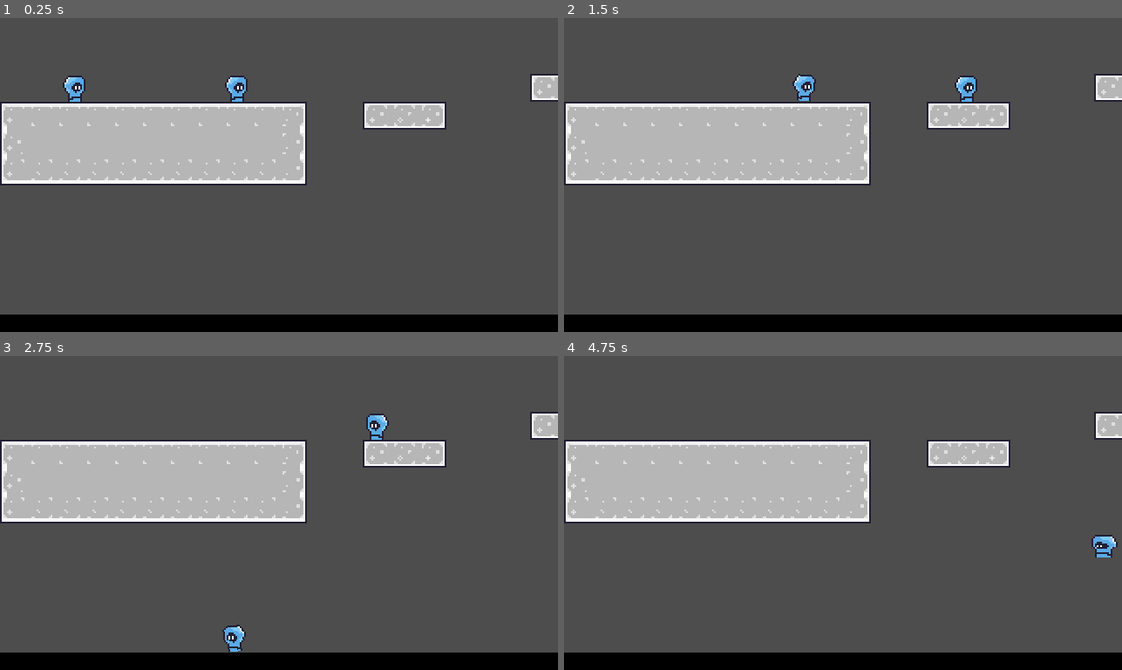
Above: before the commit, frames 1-4 (two rows, left to right).
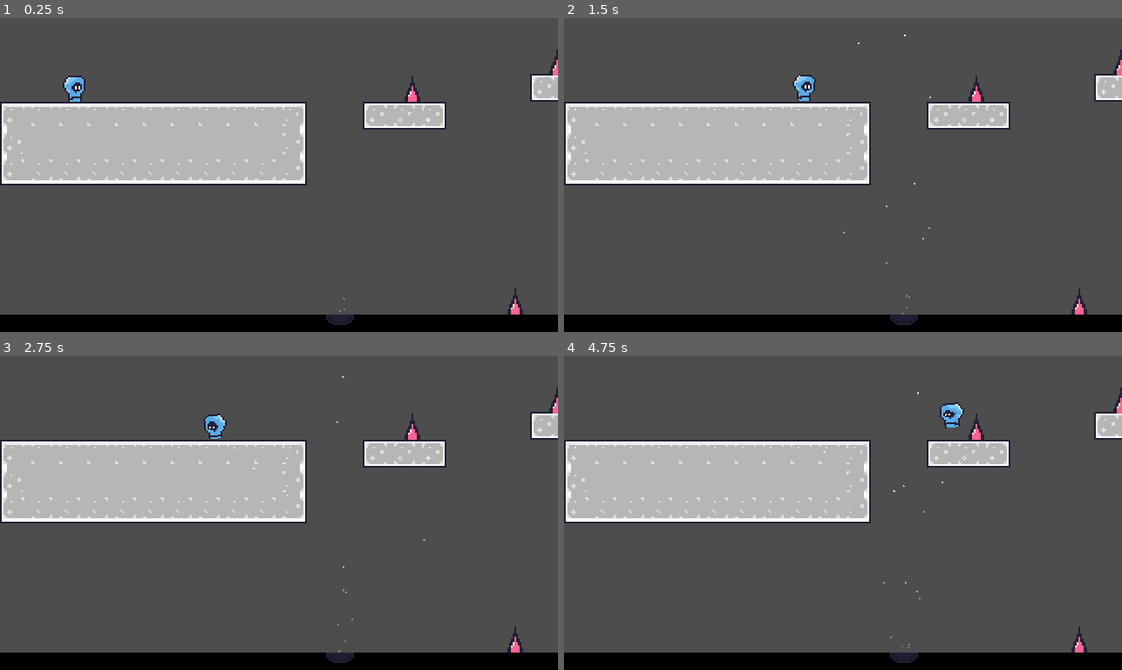
Above: after the commit, the same moments.

Repository: Alexoga9/Lame_Jam
Game: Godot game, scene res://Jugador/mundo_prueba.tscn
Two runs of this game, one before a commit and one after it. Both use one fixed random seed, a clock stepped at 60 frames per second and the inputs below. This scene is started directly instead of the project's main scene.
Inputs:
- Up to frame 1 (0.25 s): no input
- Up to frame 2 (1.5 s): hold D (mover_derecha) from 0.53 s (still down); tap Space (saltar) at 0.6, 0.77, 1.07, 1.35 s
- Up to frame 3 (2.75 s): tap Space (saltar) at 1.52, 1.82, 2.1 s; release D (mover_derecha) at 2.03 s; hold A (mover_izquierda) from 2.03 s (still down)
- Up to frame 4 (4.75 s): release A (mover_izquierda) at 2.78 s; hold D (mover_derecha) 2.78-4.28 s; tap Space (saltar) at 2.85, 3.02, 3.32, 3.6, 3.77, 4.07, 4.35, 4.52 s; hold A (mover_izquierda) from 4.28 s (still down)

The runs differ from the first frame. In frame 1, 0.7% of the frame differs, in the area x 40-100%, y 10-98%; in frame 2, 0.7%; in frame 3, 1.3%, in the area x 36-100%, y 6-98%; in frame 4, 1.0%.

Commit message:
Muchas cosas
Sistema de vida, pinchos, múltiples ediciones y agregados

Diff:
--- /dev/null
+++ b/Jugador/Vida.gd
@@ -0,0 +1,35 @@
+extends Node2D
+
+
+@export var vida_maxima: int = 10
+var vida_actual: int = vida_maxima
+
+
+# Función para establecer la vida máxima
+func establecer_vida_maxima(nueva_vida_maxima: int):
+	vida_maxima = max(nueva_vida_maxima, 1)  # La vida máxima debe ser al menos 1
+	vida_actual = min(vida_actual, vida_maxima)  # Asegúrate de que la vida actual no supere la nueva vida máxima
+
+# Función para recibir daño
+func recibir_daño(cantidad: int):
+	if not esta_vivo():
+		return
+	vida_actual -= max(cantidad, 0)  # Reduce la vida, pero evita valores negativos
+	vida_actual = max(vida_actual, 0)  # Asegúrate de que no sea menor a 0
+	print("Vida actual:", vida_actual)
+
+# Función para recuperar vida
+func recuperar_vida(cantidad: int):
+	vida_actual += max(cantidad, 0)  # Incrementa la vida, pero evita valores negativos
+	vida_actual = min(vida_actual, vida_maxima)  # Asegúrate de que no exceda la vida máxima
+	print("Vida actual:", vida_actual)
+
+# Función para verificar si el personaje está vivo
+func esta_vivo() -> bool:
+	return vida_actual > 0
+
+# Función para verificar la vida y eliminar al personaje si está muerto
+func verificar_y_eliminar():
+	if not esta_vivo() and not null:
+		print("El personaje ha muerto...")
+		queue_free()
--- a/Jugador/bubblemancerG2.gd
+++ b/Jugador/bubblemancerG2.gd
@@ -2,6 +2,9 @@
 
 @onready var animacion = %Animacion
 @onready var Anim = $Animacion/AnimationPlayer
+
+@export var vida_maxima: int = 10
+var vida_actual: int = vida_maxima
 
 @export var velocidad: float
 @export var salto: float
@@ -37,10 +40,12 @@
 	if Input.is_action_just_pressed("saltar") and is_on_floor() and not modo_burbuja:
 		velocity.y = salto
 	elif Input.is_action_just_pressed("saltar") and is_on_floor() and modo_burbuja:
-		velocity.y = salto
+		velocity.y = salto_burbijoide
 
 	if not is_on_floor() and modo_burbuja== true:
 		velocity.y += flotabilidad * delta
+		velocity.y += (gravedad * delta)/30
+
 	else:
 		velocity.y += gravedad * delta
 
@@ -67,3 +72,34 @@
 		Anim.play("Float")
 	else:
 		modo_burbuja = false
+
+#Funciones sitema de vida
+
+# Función para establecer la vida máxima
+func establecer_vida_maxima(nueva_vida_maxima: int):
+	vida_maxima = max(nueva_vida_maxima, 1)  # La vida máxima debe ser al menos 1
+	vida_actual = min(vida_actual, vida_maxima)  # Asegúrate de que la vida actual no supere la nueva vida máxima
+
+# Función para recibir daño
+func recibir_daño(cantidad: int):
+	if not esta_vivo():
+		return
+	vida_actual -= max(cantidad, 0)  # Reduce la vida, pero evita valores negativos
+	vida_actual = max(vida_actual, 0)  # Asegúrate de que no sea menor a 0
+	print("Vida actual:", vida_actual)
+
+# Función para recuperar vida
+func recuperar_vida(cantidad: int):
+	vida_actual += max(cantidad, 0)  # Incrementa la vida, pero evita valores negativos
+	vida_actual = min(vida_actual, vida_maxima)  # Asegúrate de que no exceda la vida máxima
+	print("Vida actual:", vida_actual)
+
+# Función para verificar si el personaje está vivo
+func esta_vivo() -> bool:
+	return vida_actual > 0
+
+# Función para verificar la vida y eliminar al personaje si está muerto
+func verificar_y_eliminar():
+	if not esta_vivo() and not null:
+		print("El personaje ha muerto...")
+		queue_free()
--- a/Jugador/bubblemancerG2.tscn
+++ b/Jugador/bubblemancerG2.tscn
@@ -28,7 +28,7 @@
 tracks/0/type = "value"
 tracks/0/imported = false
 tracks/0/enabled = true
-tracks/0/path = NodePath("%Animacion/..:rotation")
+tracks/0/path = NodePath("..:rotation")
 tracks/0/interp = 1
 tracks/0/loop_wrap = true
 tracks/0/keys = {
@@ -56,7 +56,7 @@
 tracks/0/type = "value"
 tracks/0/imported = false
 tracks/0/enabled = true
-tracks/0/path = NodePath("%Animacion/..:rotation")
+tracks/0/path = NodePath("..:rotation")
 tracks/0/interp = 1
 tracks/0/loop_wrap = true
 tracks/0/keys = {
@@ -73,13 +73,14 @@
 "Walk": SubResource("Animation_s3x8e")
 }
 
-[node name="Bubblemancer" type="CharacterBody2D"]
+[node name="Bubblemancer" type="CharacterBody2D" groups=["Jugador"]]
 collision_layer = 2
 script = ExtResource("1_c5jt8")
+vida_maxima = 15
 velocidad = 100.0
-salto = -200.0
-flotabilidad = 25.0
-salto_burbijoide = -70.0
+salto = -400.0
+flotabilidad = -100.0
+salto_burbijoide = -400.0
 
 [node name="CollisionShape2D" type="CollisionShape2D" parent="."]
 position = Vector2(-0.5, 1)
--- a/Jugador/mundo_prueba.tscn
+++ b/Jugador/mundo_prueba.tscn
@@ -1,10 +1,10 @@
 [gd_scene load_steps=10 format=4 uid="uid://btiycbts4icfn"]
 
-[ext_resource type="PackedScene" uid="uid://7slf76pp6ve8" path="res://Jugador/bubblemancer.tscn" id="1_e26fo"]
 [ext_resource type="PackedScene" uid="uid://drieqv0q3qej6" path="res://Menu UI/Pausa/pausa.tscn" id="2_pdgpf"]
 [ext_resource type="PackedScene" uid="uid://54f82birtyi0" path="res://Jugador/bubblemancerG2.tscn" id="2_rbg81"]
 [ext_resource type="TileSet" uid="uid://dnvdwguuor46w" path="res://Scenas/new_tile_set.tres" id="4_0faux"]
 [ext_resource type="PackedScene" uid="uid://bwiee7akhd6ug" path="res://Scenas/Elementos/aire.tscn" id="5_wdekw"]
+[ext_resource type="PackedScene" uid="uid://baytnivgh28eb" path="res://Scenas/Elementos/pincho.tscn" id="5_xk7pi"]
 
 [sub_resource type="PhysicsMaterial" id="PhysicsMaterial_jg4g2"]
 
@@ -30,20 +30,29 @@
 scale = Vector2(29.625, 0.171875)
 texture = SubResource("GradientTexture2D_avi2x")
 
-[node name="Bubblemancer" parent="." instance=ExtResource("1_e26fo")]
-position = Vector2(136, 24)
-velocidad = 100.0
-salto = -400.0
-
 [node name="Pausa" parent="." instance=ExtResource("2_pdgpf")]
 visible = false
 
-[node name="Bubblemancer2" parent="." instance=ExtResource("2_rbg81")]
+[node name="Bubblemancer" parent="." instance=ExtResource("2_rbg81")]
 position = Vector2(43, 23)
+vida_maxima = 20
+flotabilidad = -10.0
+salto_burbijoide = -100.0
 
 [node name="TileMapLayer" type="TileMapLayer" parent="."]
 tile_map_data = PackedByteArray("AAACAAMAAAABAAAAAAAAAAMAAAAAAAAAAAAAAAQAAAAAAAEAAAAAAAUAAAAAAAIAAAABAAMAAAABAAAAAAABAA …(672 unchanged characters)…
 tile_set = ExtResource("4_0faux")
 
 [node name="Aire" parent="." instance=ExtResource("5_wdekw")]
-position = Vector2(194, 159)
+position = Vector2(195, 166)
+
+[node name="Pinchos" type="Node" parent="."]
+
+[node name="Pincho" parent="Pinchos" instance=ExtResource("5_xk7pi")]
+position = Vector2(236, 40)
+
+[node name="Pincho2" parent="Pinchos" instance=ExtResource("5_xk7pi")]
+position = Vector2(319, 25)
+
+[node name="Pincho3" parent="Pinchos" instance=ExtResource("5_xk7pi")]
+position = Vector2(295, 162)
--- a/Menu UI/Menu Principal/menu_principal.tscn
+++ b/Menu UI/Menu Principal/menu_principal.tscn
@@ -1,8 +1,10 @@
-[gd_scene load_steps=7 format=3 uid="uid://ch33xadcdotmr"]
+[gd_scene load_steps=9 format=3 uid="uid://ch33xadcdotmr"]
 
 [ext_resource type="Script" path="res://Menu UI/Menu Principal/menu_principal.gd" id="1_20is8"]
 [ext_resource type="Theme" uid="uid://buvxrjjcletgk" path="res://Menu UI/Menu Principal/Theme/theme_menu_principal.tres" id="1_rye18"]
 [ext_resource type="AudioStream" uid="uid://bmhqahwr7ri82" path="res://Menu UI/Menu assets/please-calm-my-mind.mp3" id="3_uitcx"]
+[ext_resource type="Texture2D" uid="uid://c67h07ie5epy1" path="res://Assets/Sprite/BubbleSimple.png" id="4_152v1"]
+[ext_resource type="Texture2D" uid="uid://cqlt6ncbhay1x" path="res://Assets/Sprite/BubbleSheet.png" id="5_2oi36"]
 
 [sub_resource type="Gradient" id="Gradient_ltswk"]
 colors = PackedColorArray(0, 0.364706, 0.964706, 1, 1.06369e-05, 0.178469, 0.512199, 1)
@@ -52,7 +54,7 @@
 [node name="Menu" type="Label" parent="Menu Principal/VBoxContainer"]
 layout_mode = 2
 theme = ExtResource("1_rye18")
-text = "Menu Principal"
+text = "Bubblemancer"
 horizontal_alignment = 1
 vertical_alignment = 1
 
@@ -287,6 +289,39 @@
 layout_mode = 2
 theme = ExtResource("1_rye18")
 text = "Borderless"
+
+[node name="BubbleSimple" type="Sprite2D" parent="."]
+position = Vector2(47, 24)
+scale = Vector2(2, 2)
+texture = ExtResource("4_152v1")
+
+[node name="BubbleSimple2" type="Sprite2D" parent="."]
+position = Vector2(59, 102)
+texture = ExtResource("4_152v1")
+
+[node name="BubbleSimple3" type="Sprite2D" parent="."]
+position = Vector2(131, 146)
+texture = ExtResource("4_152v1")
+
+[node name="BubbleSimple4" type="Sprite2D" parent="."]
+position = Vector2(291, 50)
+texture = ExtResource("4_152v1")
+
+[node name="BubbleSimple5" type="Sprite2D" parent="."]
+position = Vector2(264, 5)
+scale = Vector2(4, 4)
+texture = ExtResource("4_152v1")
+
+[node name="BubbleSimple6" type="Sprite2D" parent="."]
+position = Vector2(236, 154)
+scale = Vector2(0.5, 0.5)
+texture = ExtResource("4_152v1")
+
+[node name="BubbleSheet" type="Sprite2D" parent="."]
+position = Vector2(37, 151)
+rotation = 0.268895
+scale = Vector2(2, 2)
+texture = ExtResource("5_2oi36")
 
 [connection signal="pressed" from="Menu Principal/VBoxContainer/Jugar" to="." method="_on_jugar_pressed"]
 [connection signal="pressed" from="Menu Principal/VBoxContainer/Opciones" to="." method="_on_opciones_pressed"]
--- a/Scenas/Elementos/aire.tscn
+++ b/Scenas/Elementos/aire.tscn
@@ -1,9 +1,14 @@
-[gd_scene load_steps=3 format=3 uid="uid://bwiee7akhd6ug"]
+[gd_scene load_steps=5 format=3 uid="uid://bwiee7akhd6ug"]
 
 [ext_resource type="Script" path="res://Scenas/Elementos/Impulso.gd" id="1_l8rn0"]
+[ext_resource type="Texture2D" uid="uid://bcl31uqv5r0h4" path="res://Assets/Sprite/hueco.png" id="2_p447x"]
 
 [sub_resource type="RectangleShape2D" id="RectangleShape2D_vgu63"]
 size = Vector2(20, 52)
+
+[sub_resource type="Gradient" id="Gradient_4p14o"]
+offsets = PackedFloat32Array(0.0111111, 1)
+colors = PackedColorArray(1, 1, 0.8, 0.235294, 1, 1, 1, 1)
 
 [node name="Aire" type="Node2D"]
 
@@ -21,4 +26,21 @@
 target_position = Vector2(0, -100)
 collision_mask = 3
 
+[node name="CPUParticles2D" type="CPUParticles2D" parent="."]
+position = Vector2(0, 4)
+amount = 16
+lifetime = 1.5
+randomness = 0.06
+lifetime_randomness = 0.09
+direction = Vector2(0, -1)
+spread = 62.81
+gravity = Vector2(0, -160)
+initial_velocity_max = 92.59
+angular_velocity_max = 26.67
+color_ramp = SubResource("Gradient_4p14o")
+
+[node name="Hueco" type="Sprite2D" parent="."]
+position = Vector2(0, 2)
+texture = ExtResource("2_p447x")
+
 [connection signal="body_entered" from="Area2D" to="Area2D" method="_on_area_body_entered"]
--- /dev/null
+++ b/Scenas/Elementos/hurt.gd
@@ -0,0 +1,10 @@
+extends Area2D
+
+var personaje_scene = load("res://Jugador/bubblemancerG2.tscn")
+
+
+
+func _on_body_entered(body: Node2D) -> void:
+	if body.is_in_group("Jugador"):
+		body.recibir_daño(5)
+		body.verificar_y_eliminar()
--- /dev/null
+++ b/Scenas/Elementos/pincho.tscn
@@ -0,0 +1,37 @@
+[gd_scene load_steps=6 format=3 uid="uid://baytnivgh28eb"]
+
+[ext_resource type="Texture2D" uid="uid://clv4rqgrrotoi" path="res://Assets/Sprite/SpikeGround.png" id="1_rcucl"]
+[ext_resource type="Script" path="res://Scenas/Elementos/hurt.gd" id="2_4taob"]
+
+[sub_resource type="PhysicsMaterial" id="PhysicsMaterial_k0dhr"]
+
+[sub_resource type="RectangleShape2D" id="RectangleShape2D_md7xx"]
+size = Vector2(5, 10)
+
+[sub_resource type="RectangleShape2D" id="RectangleShape2D_4qva0"]
+size = Vector2(7, 11)
+
+[node name="Pincho" type="Node2D"]
+
+[node name="Sprite2D" type="Sprite2D" parent="."]
+texture = ExtResource("1_rcucl")
+
+[node name="StaticBody2D" type="StaticBody2D" parent="."]
+collision_layer = 3
+collision_mask = 3
+physics_material_override = SubResource("PhysicsMaterial_k0dhr")
+
+[node name="CollisionShape2D" type="CollisionShape2D" parent="StaticBody2D"]
+position = Vector2(0.5, 3)
+shape = SubResource("RectangleShape2D_md7xx")
+
+[node name="Hurt" type="Area2D" parent="."]
+collision_layer = 3
+collision_mask = 3
+script = ExtResource("2_4taob")
+
+[node name="CollisionShape2D" type="CollisionShape2D" parent="Hurt"]
+position = Vector2(0.5, 2.5)
+shape = SubResource("RectangleShape2D_4qva0")
+
+[connection signal="body_entered" from="Hurt" to="Hurt" method="_on_body_entered"]
--- a/project.godot
+++ b/project.godot
@@ -22,6 +22,10 @@
 window/size/window_width_override=1280
 window/size/window_height_override=720
 window/stretch/mode="canvas_items"
+
+[global_group]
+
+Jugador="Para el personaje que controla el jugador"
 
 [input]
 
Binary file added: Assets/Sprite/hueco.png
Not shown, added: Assets/Sprite/hueco.png.import
